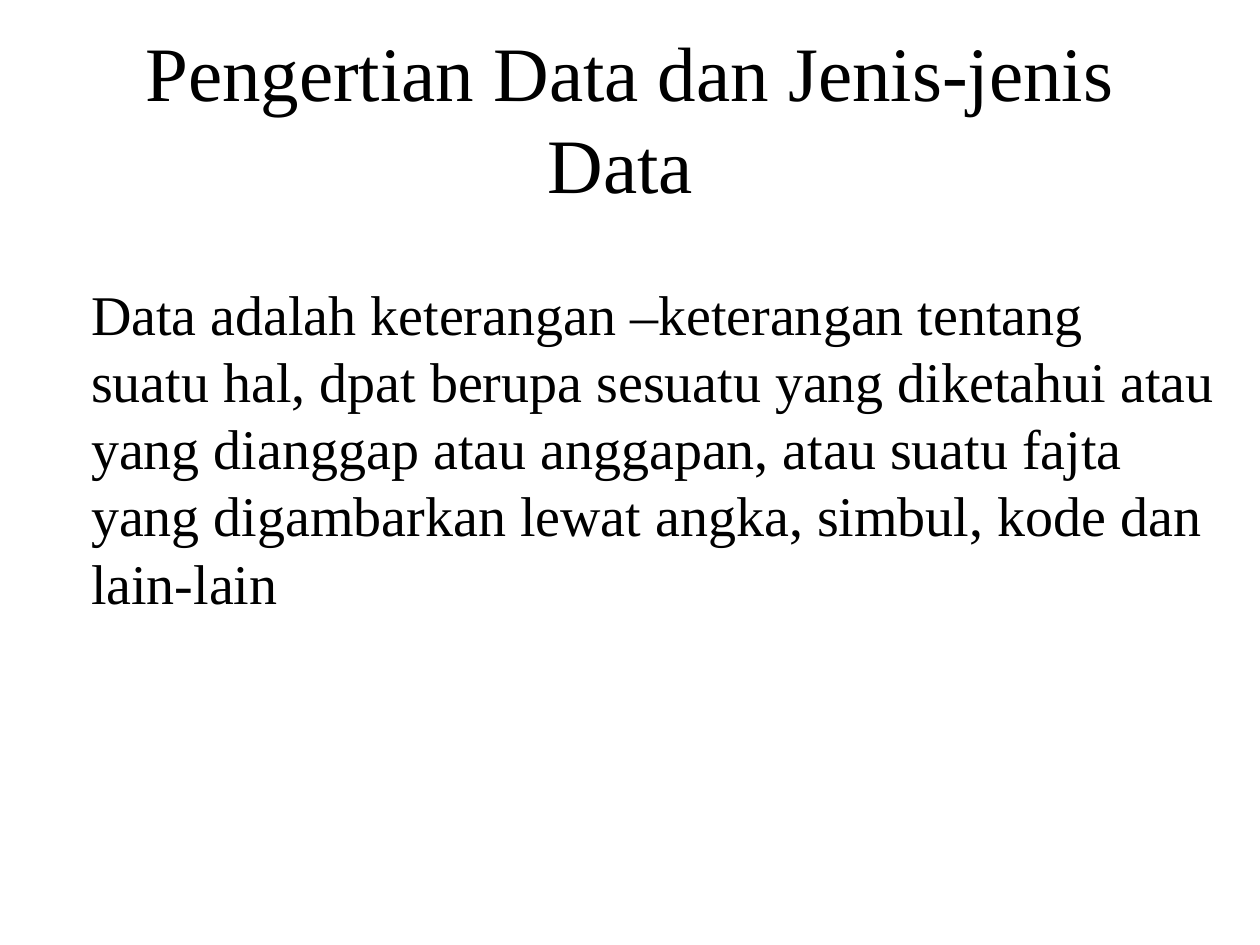
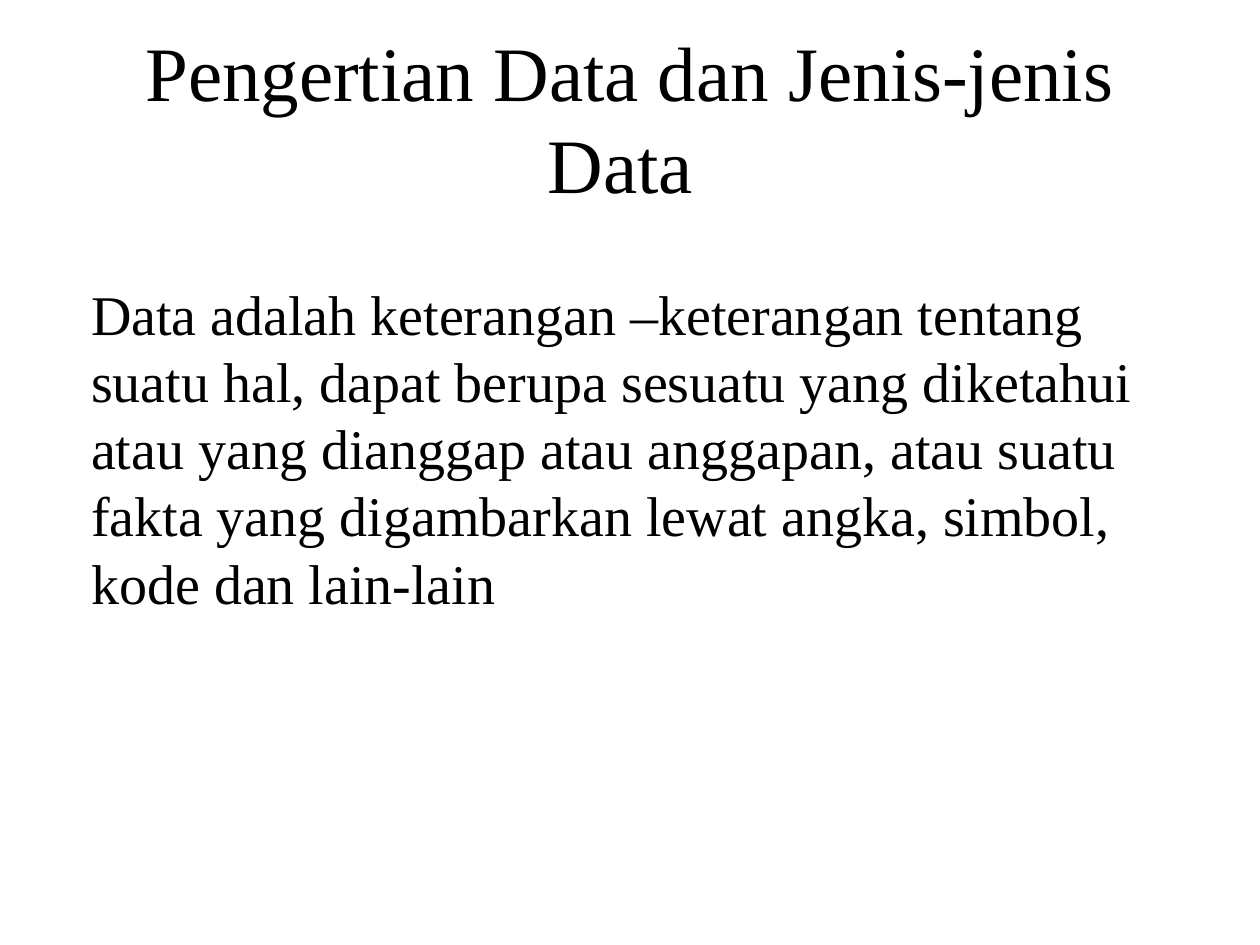
Before and after one commit to bernardvery/Gasal1819, a slide deck: slide 2 of Metode_Penelitian/pengumpulan_data/teknik-pengumpulan-data.ppt. Drawn at 1260x945 pixels with LibreOffice and Linux fonts; fonts in the diff are those of the drawing. Boxes give left, top, right and bottom in pixels: in the first picture for what was removed or moved away, otherwise in the second. Text is boxed around its words. In the diff, an @@ line names an element or a change of style, - is before the commit and + after.

```diff
--- a/Metode_Penelitian/pengumpulan_data/teknik-pengumpulan-data.ppt
+++ b/Metode_Penelitian/pengumpulan_data/teknik-pengumpulan-data.ppt
@@ text at (91, 296, 1131, 605): text changed @@
-Data adalah keterangan –keterangan tentang suatu hal, dpat berupa sesuatu yang diketahui atau yang dianggap atau anggapan, atau suatu fajta yang digambarkan lewat angka, simbul, kode dan lain-lain
+Data adalah keterangan –keterangan tentang suatu hal, dapat berupa sesuatu yang diketahui atau yang dianggap atau anggapan, atau suatu fakta yang digambarkan lewat angka, simbol, kode dan lain-lain
```
Also in this commit, not shown: 2 other slides changed, 1 other file.
